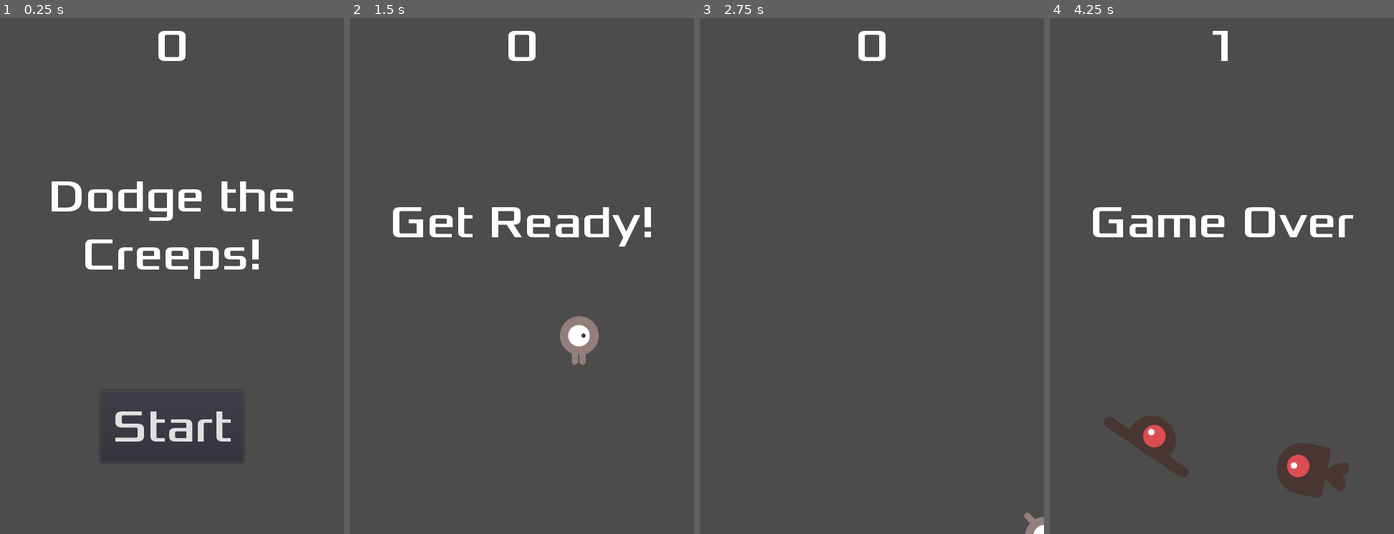
Above: before the commit, frames 1-4 (left to right).
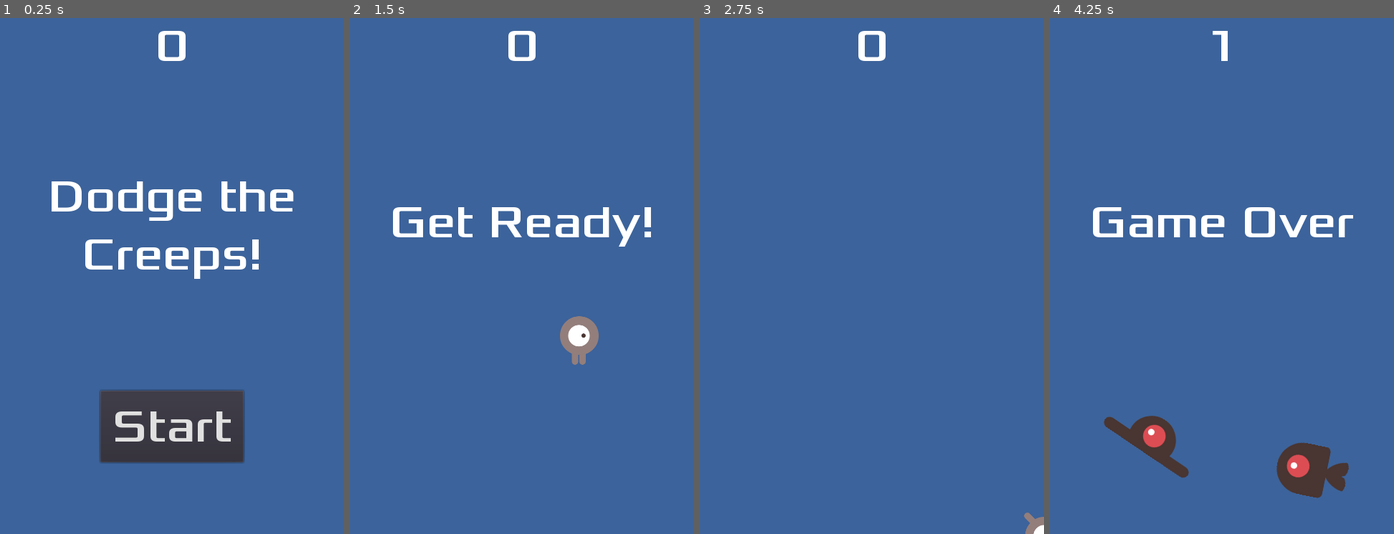
Above: after the commit, the same moments.

Repository: dsxragnarok/dodge
Game: Godot game, scene res://Main.tscn
Same seed, same stepped clock (60 frames per second), same inputs: the game is played once before the commit and once after it.
Inputs:
- Up to frame 1 (0.25 s): no input
- Up to frame 2 (1.5 s): click "Start" at 0.5 s; tap Enter at 1.25 s; hold Right (ui_right) from 1.28 s (still down)
- Up to frame 3 (2.75 s): release Right (ui_right) at 2.03 s; hold Down (ui_down) from 2.03 s (still down)
- Up to frame 4 (4.25 s): release Down (ui_down) at 2.78 s; hold Right (ui_right) 2.78-3.53 s; hold Up (ui_up) from 3.53 s (still down)

The runs differ from the first frame. In frame 1, 91% of the frame differs, in the area x 0-100%, y 0-100%; in frame 2, 97%; in frame 3, 100%; in frame 4, 96%.

Commit message:
updated background color and added music and deathsound

Diff:
--- a/Main.gd
+++ b/Main.gd
@@ -14,9 +14,11 @@
 #	pass
 
 func game_over():
+	$DeathSound.play()
 	$ScoreTimer.stop()
 	$MobTimer.stop()
 	$HUD.show_game_over()
+	$Music.stop()
 
 func new_game():
 	score = 0
@@ -24,6 +26,7 @@
 	$StartTimer.start()
 	$HUD.update_score(score)
 	$HUD.show_message("Get Ready!")
+	$Music.play()
 
 func _on_StartTimer_timeout():
 	$MobTimer.start()
--- a/Main.tscn
+++ b/Main.tscn
@@ -1,9 +1,11 @@
-[gd_scene load_steps=6 format=2]
+[gd_scene load_steps=8 format=2]
 
 [ext_resource path="res://Main.gd" type="Script" id=1]
 [ext_resource path="res://Mob.tscn" type="PackedScene" id=2]
 [ext_resource path="res://Player.tscn" type="PackedScene" id=3]
 [ext_resource path="res://HUD.tscn" type="PackedScene" id=4]
+[ext_resource path="res://art/House In a Forest Loop.ogg" type="AudioStream" id=5]
+[ext_resource path="res://art/gameover.wav" type="AudioStream" id=6]
 
 [sub_resource type="Curve2D" id=1]
 
@@ -17,35 +19,51 @@
 script = ExtResource( 1 )
 Mob = ExtResource( 2 )
 
-[node name="Player" parent="." index="0" instance=ExtResource( 3 )]
+[node name="ColorRect" type="ColorRect" parent="." index="0"]
 
-[node name="MobTimer" type="Timer" parent="." index="1"]
+anchor_left = 0.0
+anchor_top = 0.0
+anchor_right = 0.0
+anchor_bottom = 0.0
+margin_right = 480.0
+margin_bottom = 720.0
+rect_pivot_offset = Vector2( 0, 0 )
+rect_clip_content = false
+mouse_filter = 0
+mouse_default_cursor_shape = 0
+size_flags_horizontal = 1
+size_flags_vertical = 1
+color = Color( 0.238037, 0.391794, 0.609375, 1 )
+
+[node name="Player" parent="." index="1" instance=ExtResource( 3 )]
+
+[node name="MobTimer" type="Timer" parent="." index="2"]
 
 process_mode = 1
 wait_time = 0.5
 one_shot = false
 autostart = false
 
-[node name="ScoreTimer" type="Timer" parent="." index="2"]
+[node name="ScoreTimer" type="Timer" parent="." index="3"]
 
 process_mode = 1
 wait_time = 1.0
 one_shot = false
 autostart = false
 
-[node name="StartTimer" type="Timer" parent="." index="3"]
+[node name="StartTimer" type="Timer" parent="." index="4"]
 
 process_mode = 1
 wait_time = 2.0
 one_shot = true
 autostart = false
 
-[node name="StartPosition" type="Position2D" parent="." index="4"]
+[node name="StartPosition" type="Position2D" parent="." index="5"]
 
 position = Vector2( 240, 450 )
 _sections_unfolded = [ "Transform" ]
 
-[node name="MobPath" type="Path2D" parent="." index="5"]
+[node name="MobPath" type="Path2D" parent="." index="6"]
 
 self_modulate = Color( 0.5, 0.6, 1, 0.7 )
 curve = SubResource( 1 )
@@ -60,7 +78,25 @@
 loop = true
 lookahead = 4.0
 
-[node name="HUD" parent="." index="6" instance=ExtResource( 4 )]
+[node name="HUD" parent="." index="7" instance=ExtResource( 4 )]
+
+[node name="Music" type="AudioStreamPlayer" parent="." index="8"]
+
+stream = ExtResource( 5 )
+volume_db = 0.0
+pitch_scale = 1.0
+autoplay = false
+mix_target = 0
+bus = "Master"
+
+[node name="DeathSound" type="AudioStreamPlayer" parent="." index="9"]
+
+stream = ExtResource( 6 )
+volume_db = 0.0
+pitch_scale = 1.0
+autoplay = false
+mix_target = 0
+bus = "Master"
 
 [connection signal="hit" from="Player" to="." method="game_over"]
 
